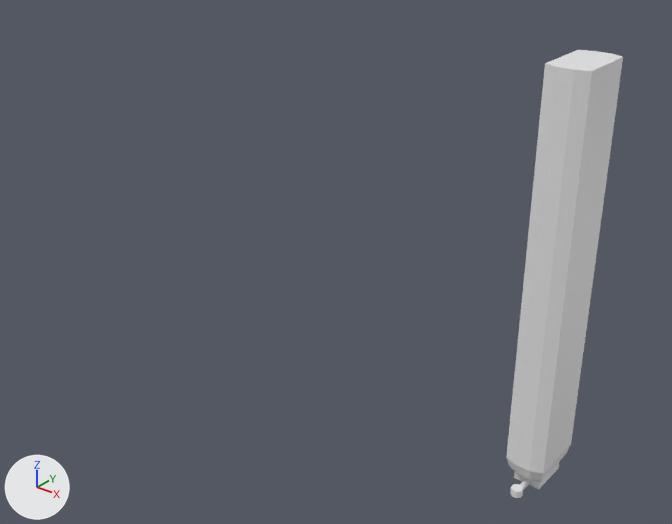
One commit to the Blender file Assets/Models/colosseum.blend: the scene before it, then after it.
The view is the same before and after, from a camera (50 mm lens) standing at (786.0, -1789.0, 1541.0) and looking at (-170.0, -593.0, 800.0). Arrows for +X, +Y and +Z are at lower left; the lights stay in place.
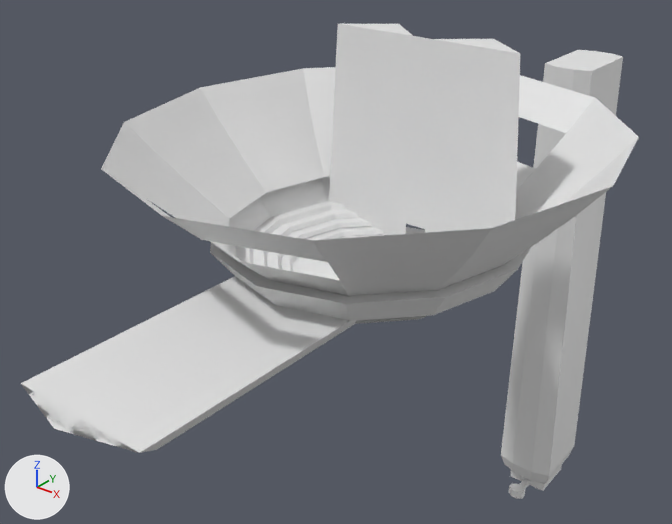
Where the change shows, as pixel boxes (x1, y1, x2, y2) in the pictures (672 x 524 px; the box of a moved part takes in the faces that stretch with it):
'Cube', reshaped (425% wider, 6% taller)
    before: (506, 50, 623, 498)
    after: (21, 24, 639, 499)
part 1 of me_cube_001, moved or reshaped
    before: (510, 484, 523, 498)
    after: (509, 483, 525, 499)
part 2 of me_cube_001, added
    after: (21, 24, 639, 453)
part 3 of me_cube_001, moved or reshaped
    before: (506, 57, 623, 490)
    after: (501, 57, 623, 491)

Diff of the bpy script that builds the scene:
```diff
--- a/Assets/Models/colosseum.blend.py
+++ b/Assets/Models/colosseum.blend.py
@@ me_cube_001 @@
 # used by ob_cube; location = (0.0, 0.0, 0.0); scale = (19.3, 19.3, 19.3)
-me_cube_001.from_pydata(...)  # 80 vertices, 71 faces; spans x -3.5..1.8, y -4.0..6.8, z 0.0..55.5
+me_cube_001.from_pydata(...)  # 324 vertices, 282 faces; spans x -20.5..18.8, y -67.4..6.8, z 0.0..63.3
+# me_cube_001 part 1: the loose piece of 32 vertices spanning x -1.6..-0.1, y -4.0..-2.5, z 0.0..1.0 is scaled about its middle by (1.35, 1, 1)
+# me_cube_001 part 2: a new loose piece of 244 vertices spanning x -20.5..18.8, y -67.4..-13.6, z 45.0..63.3
+# me_cube_001 part 3
+# 40 vertices are removed from x -3.5..1.8, y -2.5..6.8, z 0.0..3.8
+# 42 faces are deleted
+# 40 vertices are added at x -4.3..2.7, y -2.5..6.8, z 0.0..3.8
+# 42 new faces join them
```
